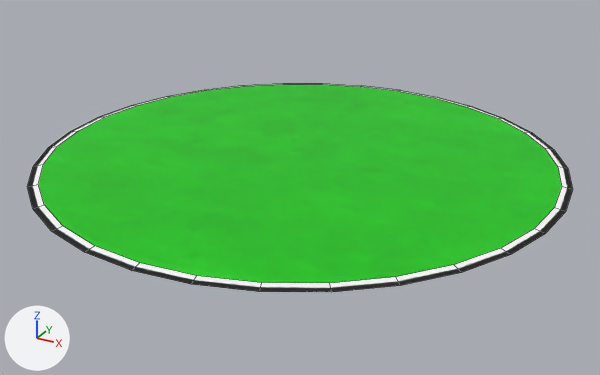
The Blender file Asset/Models/EventObject/StageSelect/baseGround.blend: old version first, new version second.
The view is the same before and after, from a camera (50 mm lens) standing at (4.46, -8.1, 3.66) and looking at (0.07, -0.13, -0.32). Arrows for +X, +Y and +Z are at lower left; the lights stay in place. Mesh edges are drawn as thin lines.

In view in the first picture: '円柱'.
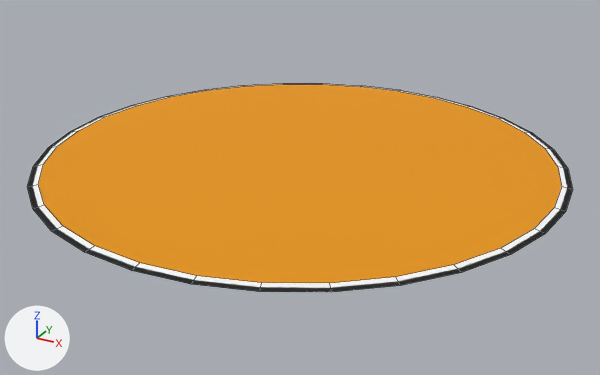
What differs and where, as boxes (x1, y1, x2, y2) in the pictures (600 x 375 px):
part 1 of me_円柱, recoloured (green to orange)
    both: (38, 84, 562, 283)

The edits, one by one:
Material 'マテリアル.002' (mat_マテリアル_002) is new.
Its base color is (0.801, 0.304, 0.00416) (orange #e7960d).
Its roughness is 1.0.
me_円柱 has 64 vertices, 34 faces and spans x -1.04..1.04, y -1.04..1.04, z -1.0..1.0.
me_円柱 is used by ob_円柱; location (0.0, 0.0, 0.01); scale (3.0, 3.0, 0.01).
me_円柱 part 1: all 1 face that had it switch from mat_マテリアル_001 (picture img_grass_tiles_png) to mat_マテリアル_002 (orange #e7960d).
